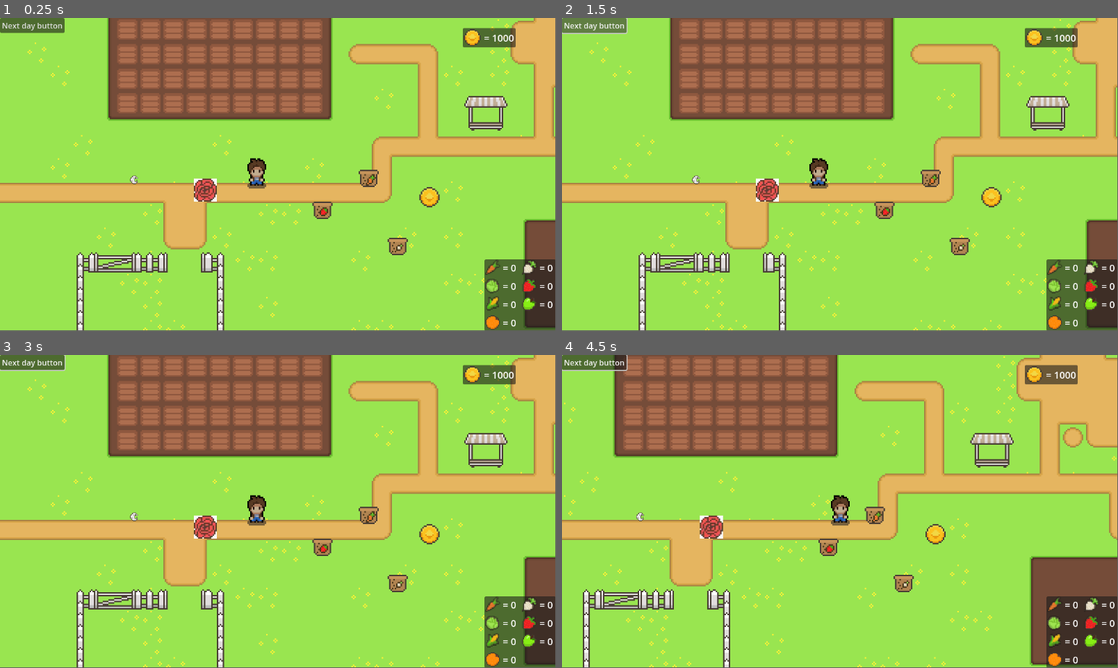
Above: before the commit, frames 1-4 (two rows, left to right).
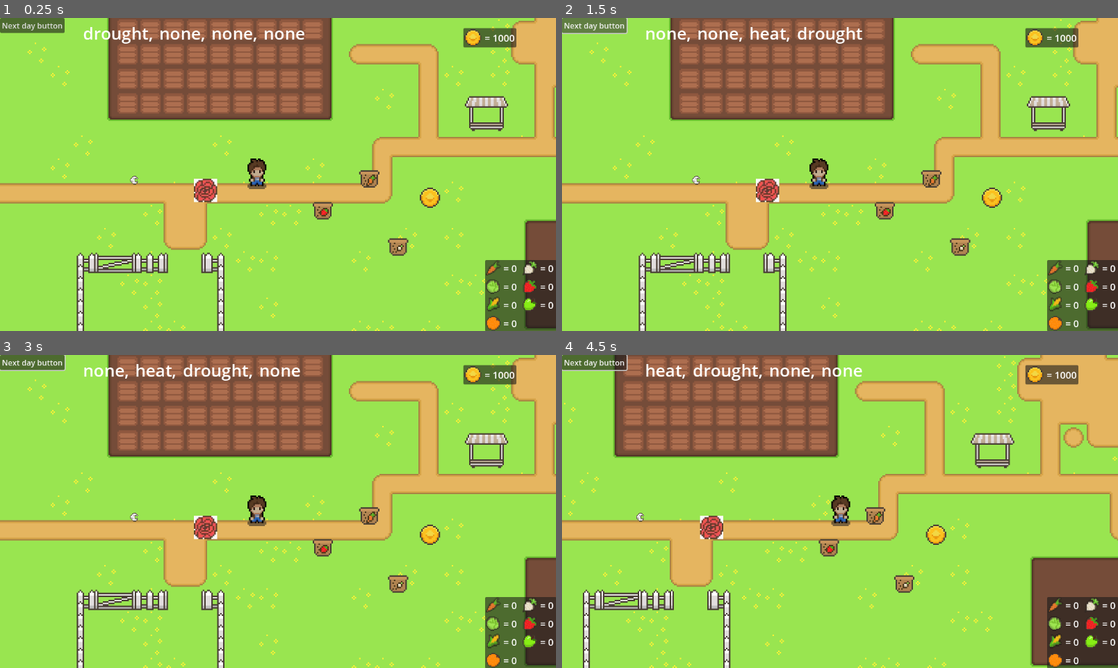
Above: after the commit, the same moments.

Repository: Puuggordo/SDD_Godot_Farming
Game: Godot game, scene res://world.tscn
Same seed, same stepped clock (60 frames per second), same inputs: the game is played once before the commit and once after it. The engine's default icon, where the game draws it, is replaced by a stand-in: a white triangle on a blue panel in a dark square.
Inputs (mouse positions are in pixels of both pictures, inside the frame that each line leads up to):
- Up to frame 1 (0.25 s): no input
- Up to frame 2 (1.5 s): click "Next day button" at 0.5 s; click "Next day button" at 1.25 s
- Up to frame 3 (3 s): drag from (127, 367) to (289, 367) at 2.02 s; tap Enter at 2.75 s; drag from (150, 367) to (311, 367) at 2.77 s
- Up to frame 4 (4.5 s): tap Space at 3.5 s; move the mouse to (734, 367) at 3.52 s; press the mouse at (734, 367) at 3.53 s; hold D (right) 3.53-4.25 s; release the mouse at (734, 367) at 4.25 s; drag from (701, 367) to (673, 464) at 4.27 s
In our replay, the window is 799x449 before the commit and 800x450 after it. These sizes can differ from the game's own. Grey fills any space a smaller window leaves; there, only what the larger window draws over its background counts as a difference.

The runs differ from the first frame. In frame 1, 4.8% of the frame differs, in the area x 0-100%, y 0-100%; in frame 2, 4.8%; in frame 3, 4.8%; in frame 4, 4.9%.

Commit message:
Made weather forecast + updated weather system

Diff:
--- a/Scripts/Global.gd
+++ b/Scripts/Global.gd
@@ -25,6 +25,8 @@
 var cant_drop_data = false
 
 var shop_items = []
+
+var weather_forcast = []
 
 func array_checker(array: Array, value: String):
 	var inv = []
--- a/Scripts/growing_zone.gd
+++ b/Scripts/growing_zone.gd
@@ -46,25 +46,24 @@
 func flower_affinities_handler():
 	var picker = randf()
 	print("current weather: ",Global.current_weather)
-	if str(Global.current_weather) != "none":
-		if item_data.strengths != [] or item_data.weaknesses != null:
-			for strengths in item_data.strengths:
-				if Global.current_weather == strengths and picker<=0.25:
-					print("strength, unalive")
-					flower_exterminator()
-					break
-		elif item_data.weaknesses != [] or item_data.weaknesses != null:
-			for weaknesses in item_data.weaknesses:
-				if Global.current_weather == weaknesses and picker<=0.75:
-					print("weakness, unalive")
-					flower_exterminator()
-					break
-	elif picker <=0.5:
+	for strengths in item_data.strengths:
+		if Global.current_weather == strengths and picker<=0.1:
+			print("strength, unalive")
+			flower_exterminator()
+			return
+	for weaknesses in item_data.weaknesses:
+		if Global.current_weather == weaknesses and picker<=0.5:
+			print("weakness, unalive")
+			flower_exterminator()
+			return
+	if picker <=0.2:
 		print("normal, unalive")
 		flower_exterminator()
+		return
 	else:
 		print("alive")
 		flower_alive = true
+		return
 
 
 func flower_resource():
--- a/Scripts/world.gd
+++ b/Scripts/world.gd
@@ -27,16 +27,16 @@
 		weights_sorted.append(sum)
 	for i in range(5):
 		if picker < weights_sorted[i]:
-			Global.current_weather = weather_list[i]
-			break
+			return weather_list[i]
 		elif picker >= weights_sorted[-1]:
-			Global.current_weather = "none"
-			break
+			return "none"
 
 
 func _ready():
 	$shop.hide()
-
+	for i in range(4):
+		Global.weather_forcast.append(weather_picker(difficulty_scaler(Global.current_day)))
+	Global.current_weather = Global.weather_forcast[0]
 
 func _on_shop_area_body_entered(body):
 	if body.name == "Player":
@@ -49,4 +49,6 @@
 
 func _on_nextday_button_pressed():
 	Global.current_day += 1
-	weather_picker(difficulty_scaler(Global.current_day))
+	Global.weather_forcast.remove_at(0)
+	Global.weather_forcast.append(weather_picker(difficulty_scaler(Global.current_day)))
+	Global.current_weather = Global.weather_forcast[0]
--- /dev/null
+++ b/WeatherForecast.gd
@@ -0,0 +1,12 @@
+extends Control
+
+@onready var day1 = $HBoxContainer/Today
+@onready var day2 = $HBoxContainer/Tomorrow
+@onready var day3 = $HBoxContainer/AfterTomorrow
+@onready var day4 = $HBoxContainer/AfterAfterTomorrow
+
+func _process(delta):
+	day1.text = Global.weather_forcast[0] + ", "
+	day2.text = Global.weather_forcast[1] + ", "
+	day3.text = Global.weather_forcast[2] + ", "
+	day4.text = Global.weather_forcast[3]
--- a/project.godot
+++ b/project.godot
@@ -17,6 +17,10 @@
 [autoload]
 
 Global="*res://Scripts/Global.gd"
+
+[display]
+
+window/stretch/mode="viewport"
 
 [input]
 
--- /dev/null
+++ b/weather/weather_forecast.tscn
@@ -0,0 +1,32 @@
+[gd_scene load_steps=2 format=3 uid="uid://baw5ncvwn45hw"]
+
+[ext_resource type="Script" path="res://WeatherForecast.gd" id="1_oi3c2"]
+
+[node name="WeatherForecast" type="Control"]
+layout_mode = 3
+anchors_preset = 0
+script = ExtResource("1_oi3c2")
+
+[node name="HBoxContainer" type="HBoxContainer" parent="."]
+offset_right = 40.0
+offset_bottom = 40.0
+
+[node name="Today" type="Label" parent="HBoxContainer"]
+layout_mode = 2
+theme_override_font_sizes/font_size = 35
+text = "Weather 1"
+
+[node name="Tomorrow" type="Label" parent="HBoxContainer"]
+layout_mode = 2
+theme_override_font_sizes/font_size = 35
+text = "Weather 2"
+
+[node name="AfterTomorrow" type="Label" parent="HBoxContainer"]
+layout_mode = 2
+theme_override_font_sizes/font_size = 35
+text = "Weather 3"
+
+[node name="AfterAfterTomorrow" type="Label" parent="HBoxContainer"]
+layout_mode = 2
+theme_override_font_sizes/font_size = 35
+text = "Weather 3"
--- a/world.tscn
+++ b/world.tscn
@@ -18,6 +18,7 @@
 [ext_resource type="Script" path="res://inventory_ui.gd" id="14_d07n6"]
 [ext_resource type="PackedScene" uid="uid://ctxcpuh2fnlr0" path="res://inventory.tscn" id="15_5ywqk"]
 [ext_resource type="PackedScene" uid="uid://cvsih7eyw8h0" path="res://Inventory/example_item.tscn" id="16_f7tpb"]
+[ext_resource type="PackedScene" uid="uid://baw5ncvwn45hw" path="res://weather/weather_forecast.tscn" id="16_n8gfj"]
 
 [sub_resource type="TileSetAtlasSource" id="TileSetAtlasSource_l2yna"]
 texture = ExtResource("1_7c0cg")
@@ -1024,6 +1025,12 @@
 offset_bottom = 31.0
 text = "Next day button"
 
+[node name="WeatherForecast" parent="CanvasLayer" instance=ExtResource("16_n8gfj")]
+offset_left = 172.0
+offset_top = 7.0
+offset_right = 172.0
+offset_bottom = 7.0
+
 [node name="inventory_ui" type="CanvasLayer" parent="."]
 process_mode = 3
 visible = false
Not shown: 3 places in world.tscn that only renumber resources
